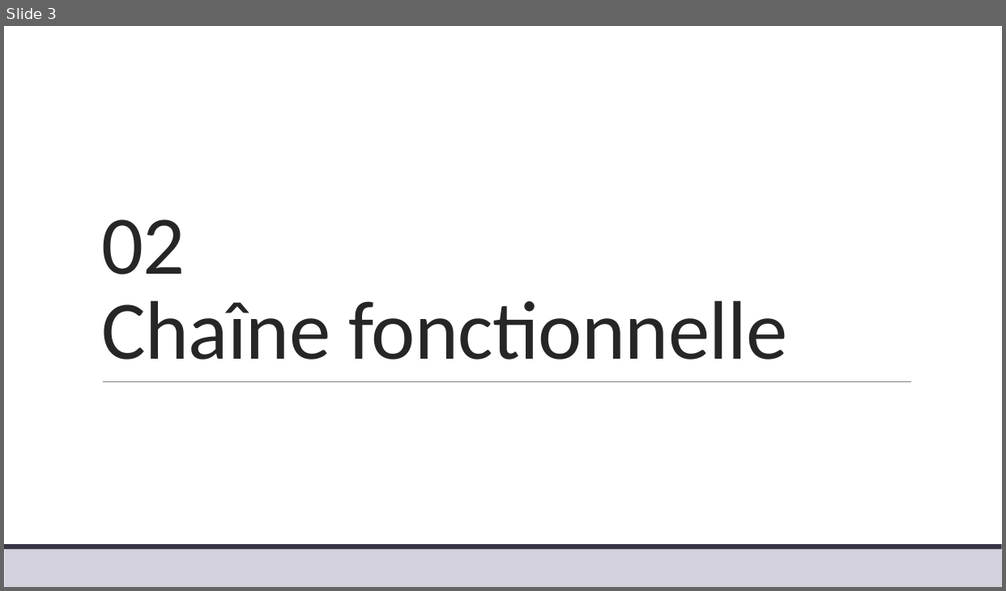
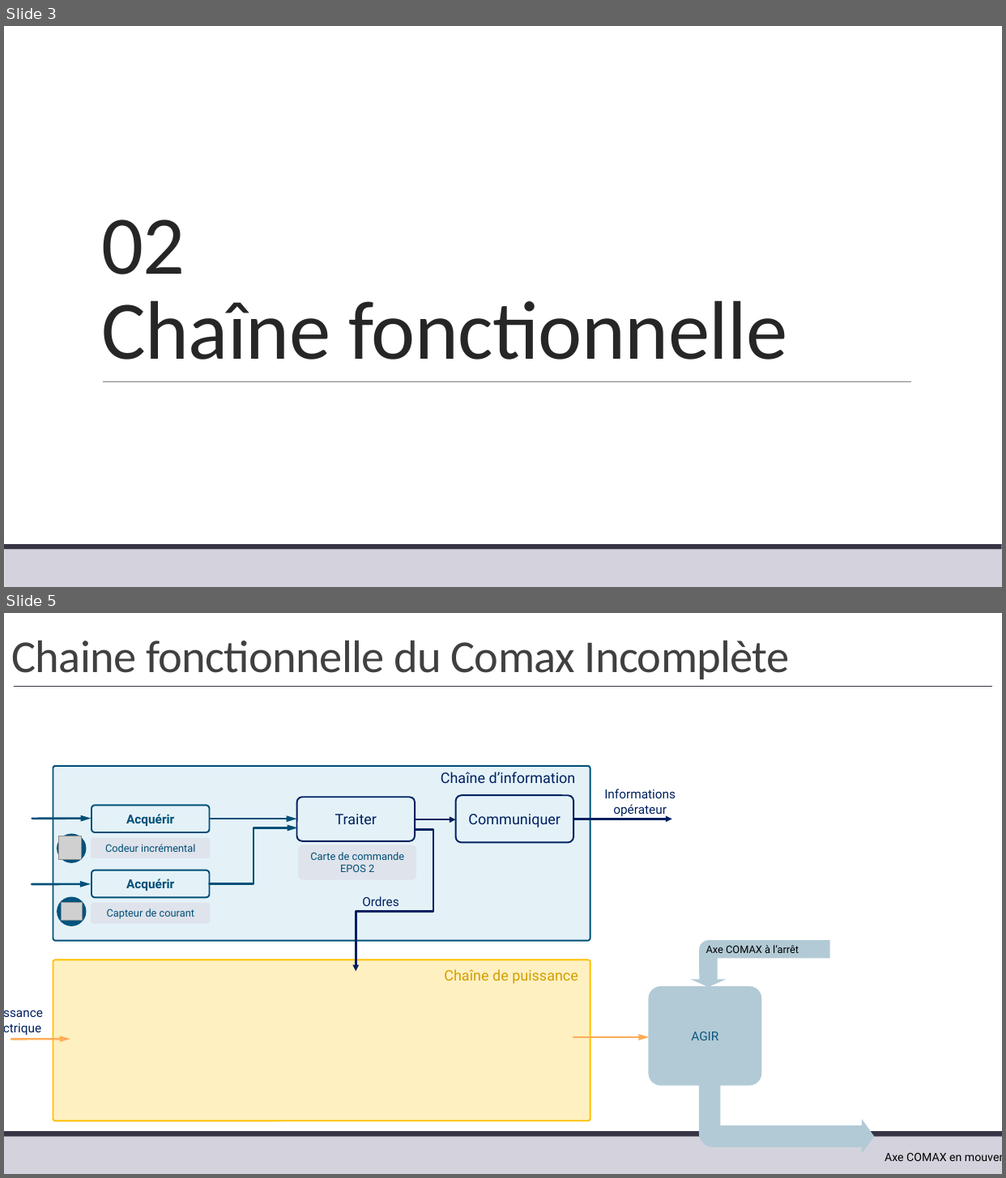
Before and after one commit to xpessoles/TP_Corriges, a slide deck: 04_Comax/04_Comax_Corrige.pptx. Shown one above the other, each under a label of ours: slide 3 before the commit, slides 3 and 5 after it; the slides between them are not shown. The pictures are 1006x591 and 1006x1178 pixels, drawn with LibreOffice and Linux fonts; fonts in the diff are those of the drawing; grey boxes stand for pictures. Boxes give left, top, right and bottom in pixels: in the first picture for what was removed or moved away, otherwise in the second. Text is boxed around its words. In the diff, an @@ line names an element or a change of style, - is before the commit and + after.

```diff
--- a/04_Comax/04_Comax_Corrige.pptx
+++ b/04_Comax/04_Comax_Corrige.pptx
@@ slide 5 added at (4, 613, 1002, 1174), background #FFFFFF; not listed: 2 template elements that a slide beside it also shows @@
@@ title added at (11, 641, 789, 679), 44 pt, text #404040 @@
+Chaine fonctionnelle du Comax Incomplète
@@ line added from (14, 686) to (992, 686), #373545 0.5 pt @@
@@ rounded rectangle added at (53, 766, 591, 941), fill #E4F2F8, outline #004F77 1.5 pt @@
@@ text added at (441, 772, 576, 783), 14 pt, text #002060 @@
+Chaîne d’information
@@ rounded rectangle added at (91, 806, 209, 833), outline #004F77 1.5 pt, 12 pt, text #004F77, bold @@
+Acquérir
@@ rounded rectangle added at (296, 797, 414, 841), outline #002060 1.5 pt, 14 pt, text #002060 @@
+Traiter
@@ rounded rectangle added at (455, 796, 573, 843), outline #002060 1.5 pt, 14 pt, text #002060 @@
+Communiquer
@@ text added at (604, 789, 675, 817), 12 pt, text #002060 @@
+Informations opérateur
@@ arrow added from (32, 819) to (91, 819), #004F77 2 pt @@
@@ elbow arrow added from (209, 884) to (297, 828), #004F77 2 pt @@
@@ arrow added from (211, 819) to (296, 819), #004F77 2 pt @@
@@ elbow arrow added from (415, 829) to (356, 972), #002060 2 pt @@
@@ arrow added from (415, 820) to (455, 820), #002060 2 pt @@
@@ arrow added from (573, 819) to (672, 819), #002060 2 pt @@
@@ ellipse added at (57, 834, 87, 863), fill #00517A @@
@@ picture added at (59, 836, 82, 859) @@
@@ rounded rectangle added at (91, 838, 209, 858), fill #DFE3EB, outline #DFE3EB 1.5 pt, 10 pt, text #004F77 @@
+Codeur incrémental
@@ rounded rectangle added at (299, 845, 415, 879), fill #DFE3EB, outline #DFE3EB 1.5 pt, 10 pt, text #004F77 @@
+Carte de commande EPOS 2
@@ rounded rectangle added at (91, 871, 209, 897), outline #004F77 1.5 pt, 12 pt, text #004F77, bold @@
+Acquérir
@@ arrow added from (32, 884) to (91, 884), #004F77 2 pt @@
@@ ellipse added at (57, 897, 87, 926), fill #00547F @@
@@ picture added at (61, 903, 83, 921) @@
@@ rounded rectangle added at (91, 904, 209, 923), fill #DFE3EB, outline #DFE3EB 1.5 pt, 10 pt, text #004F77 @@
+Capteur de courant
@@ text added at (362, 897, 398, 906), 12 pt, text #002060 @@
+Ordres
@@ bent arrow added at (691, 939, 830, 987), fill #B2CAD6 @@
@@ text added at (706, 945, 799, 953), 10 pt, text #000000 @@
+Axe COMAX à l’arrêt
@@ rounded rectangle added at (53, 960, 591, 1122), fill #FFF0C1, outline #FFC000 1.5 pt @@
@@ text added at (444, 969, 578, 984), 14 pt, text #D2A000 @@
+Chaîne de puissance
@@ rounded rectangle added at (650, 987, 761, 1085), fill #B2CAD6, outline #B2CAD6 1.5 pt, 12 pt, text #0D587E @@
+AGIR
@@ text added at (4, 1002, 64, 1039), 12 pt, text #002060 @@
+Puissance électrique
@@ arrow added from (11, 1040) to (70, 1039), #FDAD57 2 pt @@
@@ arrow added from (573, 1037) to (650, 1037), #FDAD57 2 pt @@
@@ bent arrow added at (699, 1085, 874, 1154), fill #B2CAD6 @@
@@ text added at (884, 1153, 961, 1161), 11 pt, text #000000 @@
+Axe COMAX en mouvement
```
Also in this commit, not shown: 1 other slide added.
